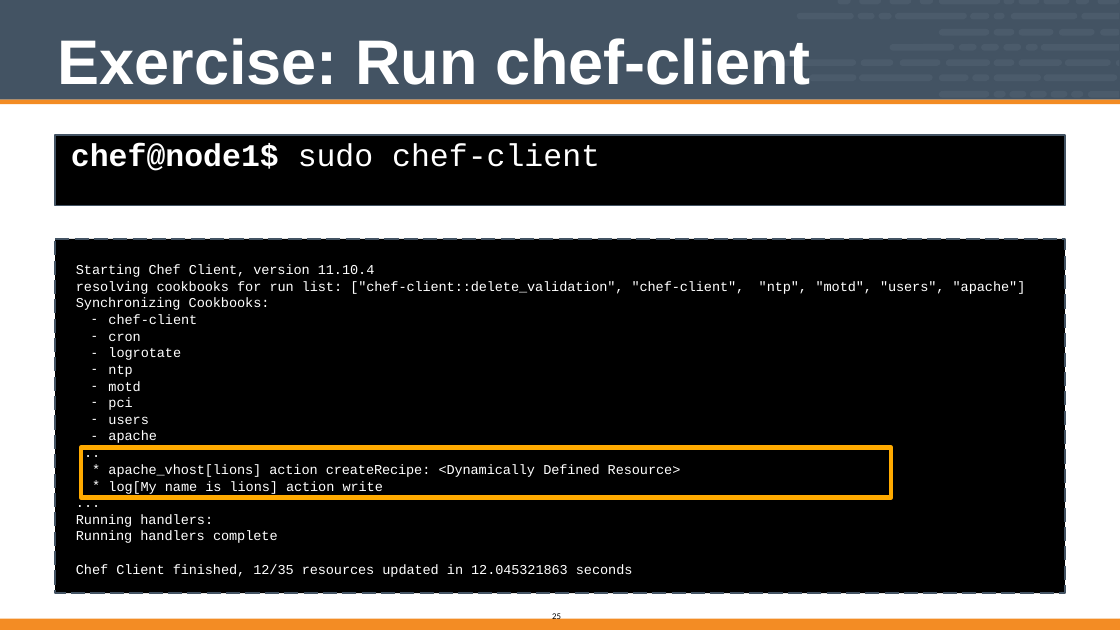
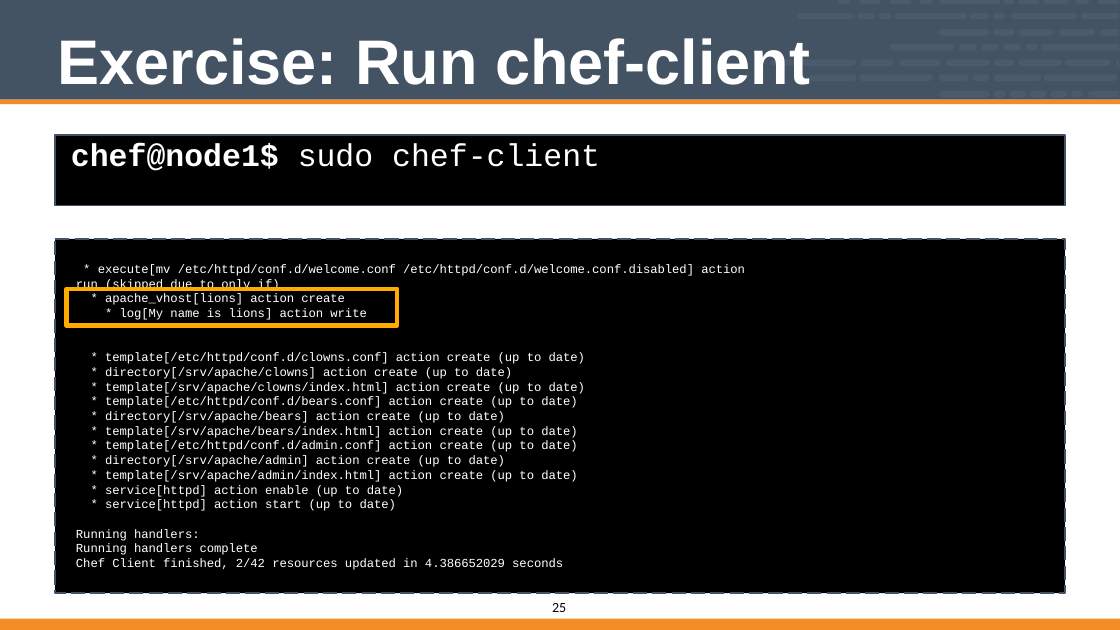
Before and after one commit to vinyar/chef-intermediate, a slide deck: slide 25 of Modules/04-Chef_Intermediate.pptx. Drawn at 1120x630 pixels with LibreOffice and Linux fonts; fonts in the diff are those of the drawing. Boxes give left, top, right and bottom in pixels: in the first picture for what was removed or moved away, otherwise in the second. Text is boxed around its words. In the diff, an @@ line names an element or a change of style, - is before the commit and + after.

Commit message:
This still needs adding slides to describe the resource collection (see issue #65).

```diff
--- a/Modules/04-Chef_Intermediate.pptx
+++ b/Modules/04-Chef_Intermediate.pptx
@@ text at bbox=[76, 264, 745, 570]: text changed; size 15.5 to 14 pt @@
-Starting Chef Client, version 11.10.4
-resolving cookbooks for run list: ["chef-client::delete_validation", "chef-client", Synchronizing Cookbooks:
+* execute[mv /etc/httpd/conf.d/welcome.conf /etc/httpd/conf.d/welcome.conf.disabled] action run (skipped due to only_if)
+* apache_vhost[lions] action create
+* log[My name is lions] action write
+* template[/etc/httpd/conf.d/clowns.conf] action create (up to date)
+* directory[/srv/apache/clowns] action create (up to date)
+* template[/srv/apache/clowns/index.html] action create (up to date)
+* template[/etc/httpd/conf.d/bears.conf] action create (up to date)
+* directory[/srv/apache/bears] action create (up to date)
+* template[/srv/apache/bears/index.html] action create (up to date)
+* template[/etc/httpd/conf.d/admin.conf] action create (up to date)
+* directory[/srv/apache/admin] action create (up to date)
+* template[/srv/apache/admin/index.html] action create (up to date)
+* service[httpd] action enable (up to date)
+* service[httpd] action start (up to date)
+Running handlers:
+Running handlers complete
+Chef Client finished, 2/42 resources updated in 4.386652029 seconds
@@ freeform shape: place and size @@
-freeform shape at bbox=[81, 447, 891, 497]
+freeform shape at bbox=[67, 289, 397, 325]
@@ text removed at bbox=[759, 281, 807, 294] @@
-"ntp",
@@ text removed at bbox=[816, 281, 1026, 294] @@
-"motd", "users", "apache"]
@@ text removed at bbox=[108, 314, 197, 443] @@
-– chef-client
-– cron
-– logrotate
-– ntp
-– motd
-– pci
-– users
-– apache
-...
-*
-*
-...
@@ text removed at bbox=[108, 464, 681, 494] @@
-apache_vhost[lions] action createRecipe: <Dynamically Defined Resource> log[My name is lions] action write
@@ text removed at bbox=[76, 514, 633, 577] @@
-Running handlers:
-Running handlers complete
-Chef Client finished, 12/35 resources updated in 12.045321863 seconds
@@ page number: place and size @@
-page number at bbox=[552, 612, 561, 622]
+page number at bbox=[552, 603, 566, 612]
@@ page number at bbox=[552, 603, 566, 612]: size 10 to 16 pt @@
```
Also in this commit, not shown: 55 other slides changed.
